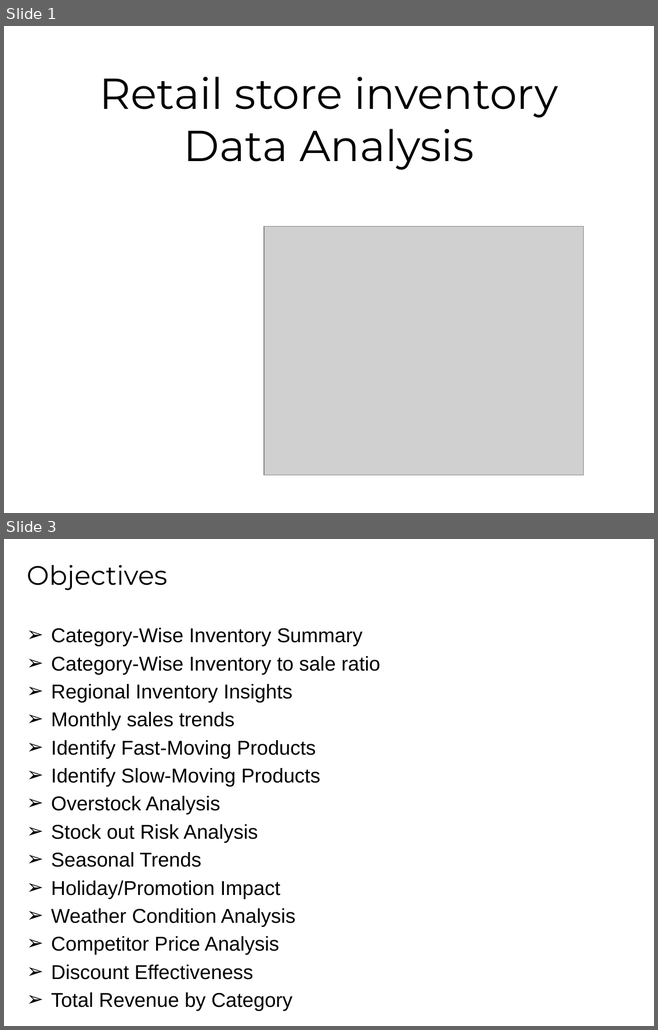
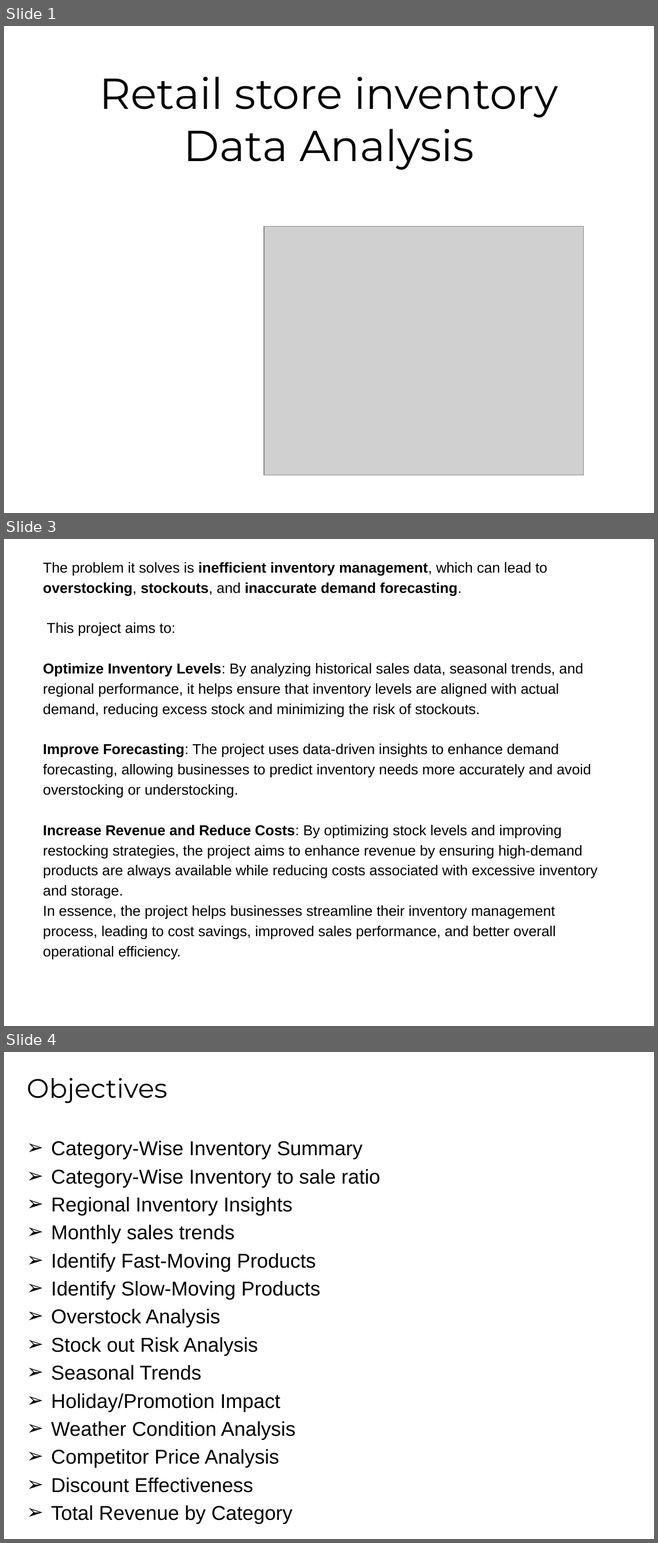
Before and after one commit to Rohithugar/Inventory_Data_Analysis, a slide deck: Inventory_project.pptx. Shown one above the other, each under a label of ours: slides 1 and 3 before the commit, slides 1, 3 and 4 after it; the slides between them are not shown. The pictures are 658x1030 and 658x1543 pixels, drawn with LibreOffice and Linux fonts; fonts in the diff are those of the drawing; grey boxes stand for pictures. Boxes give left, top, right and bottom in pixels: in the first picture for what was removed or moved away, otherwise in the second. Text is boxed around its words. In the diff, an @@ line names an element or a change of style, - is before the commit and + after.

```diff
--- a/Inventory_project.pptx
+++ b/Inventory_project.pptx
@@ slide 3 added at bbox=[4, 539, 654, 1026], background #FFFFFF @@
@@ text added at bbox=[43, 562, 597, 959], 16 pt, text #000000 @@
+The problem it solves is inefficient inventory management, which can lead to
+overstocking, stockouts, and inaccurate demand forecasting.
+This project aims to:
+Optimize Inventory Levels: By analyzing historical sales data, seasonal trends, and
+regional performance, it helps ensure that inventory levels are aligned with actual
+demand, reducing excess stock and minimizing the risk of stockouts.
+Improve Forecasting: The project uses data-driven insights to enhance demand
+forecasting, allowing businesses to predict inventory needs more accurately and avoid
+overstocking or understocking.
+Increase Revenue and Reduce Costs: By optimizing stock levels and improving
+restocking strategies, the project aims to enhance revenue by ensuring high-demand
+products are always available while reducing costs associated with excessive inventory
+and storage.
+In essence, the project helps businesses streamline their inventory management
+process, leading to cost savings, improved sales performance, and better overall
+operational efficiency.
@@ what was slide 3 is now slide 4 @@
```
Also in this commit, not shown: 1 slide changed.
